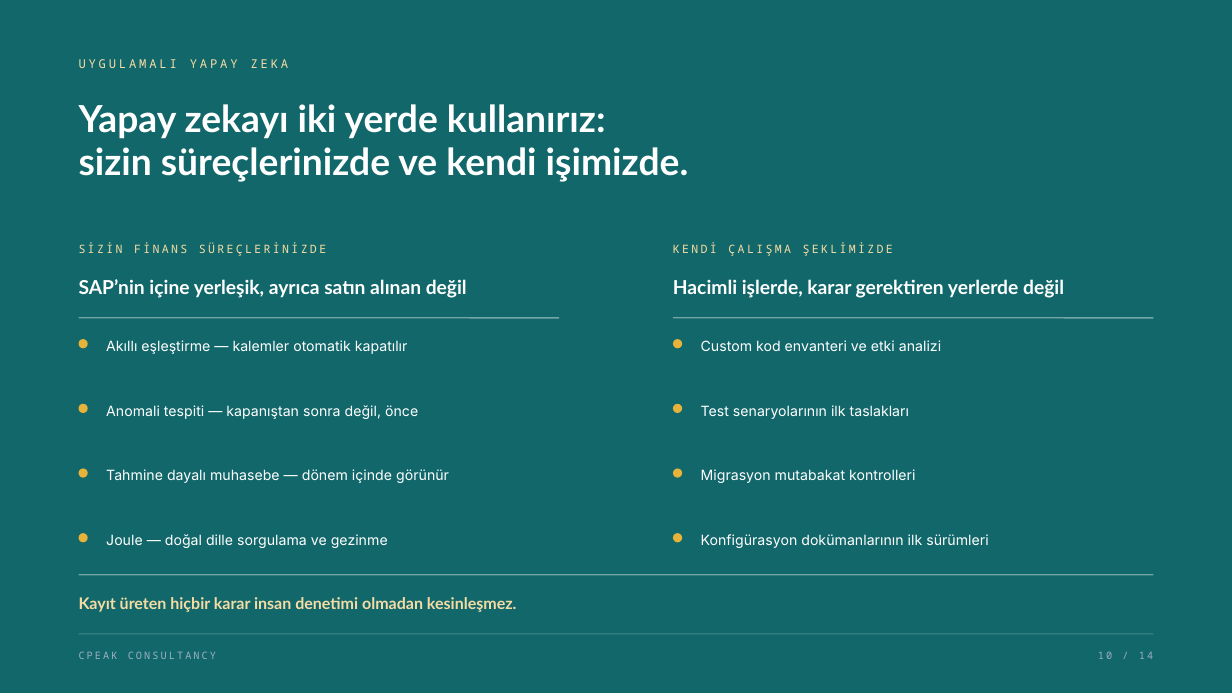
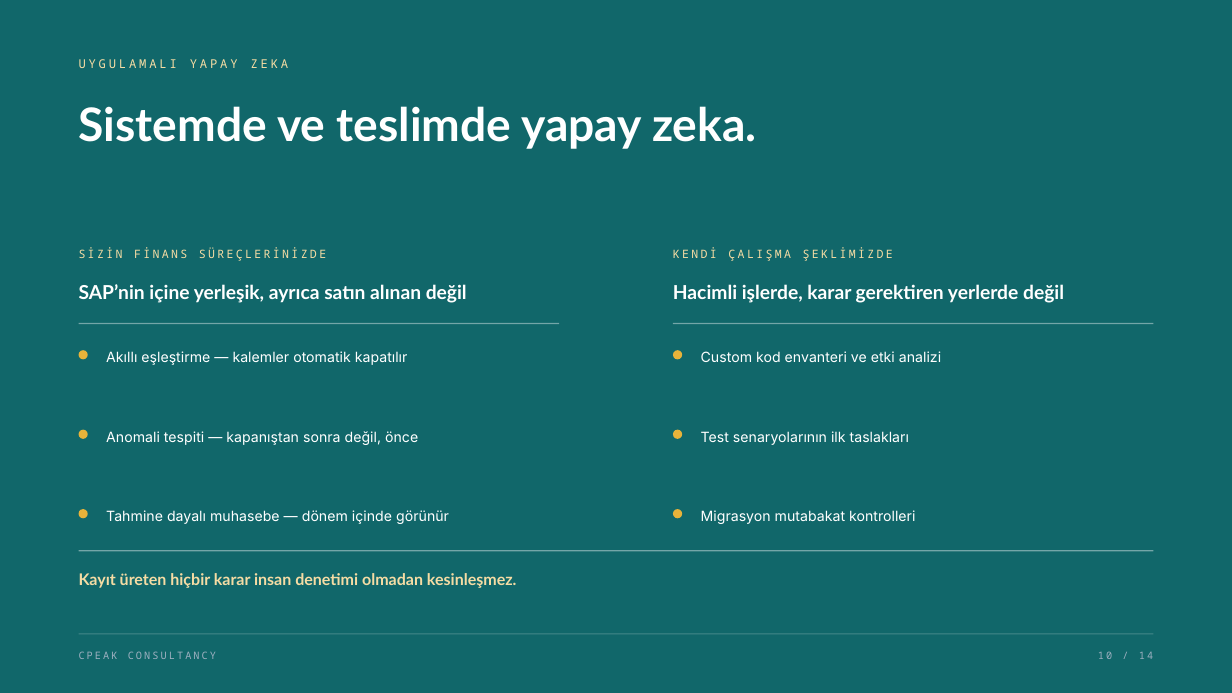
Before and after one commit to narinygt/Default, a slide deck: slide 10 of presentation/CPeak-Consultancy-Kurumsal-Sunum-TR.pptx. Drawn at 1232x693 pixels with LibreOffice and Linux fonts; fonts in the diff are those of the drawing; background and template pictures are left out. Boxes give left, top, right and bottom in pixels: in the first picture for what was removed or moved away, otherwise in the second. Text is boxed around its words. In the diff, an @@ line names an element or a change of style, - is before the commit and + after.

```diff
--- a/presentation/CPeak-Consultancy-Kurumsal-Sunum-TR.pptx
+++ b/presentation/CPeak-Consultancy-Kurumsal-Sunum-TR.pptx
@@ text at (79, 106, 757, 149): text changed; size 29 to 36 pt @@
-Yapay zekayı iki yerde kullanırız:
-sizin süreçlerinizde ve kendi işimizde.
+Sistemde ve teslimde yapay zeka.
@@ 4 texts, 2 lines: place and size @@
-4 texts, 2 lines at (79, 242, 1153, 318)
+4 texts, 2 lines at (79, 247, 1153, 323)
@@ ellipse: place and size @@
-ellipse at (673, 469, 682, 478)
+ellipse at (673, 350, 682, 360)
@@ 2 texts, 1 ellipse: place and size @@
-2 texts, 1 ellipse at (79, 339, 941, 354)
+2 texts, 1 ellipse at (79, 350, 941, 365)
@@ ellipse: place and size @@
-ellipse at (673, 339, 682, 348)
+ellipse at (673, 430, 682, 439)
@@ 2 texts, 1 ellipse: place and size @@
-2 texts, 1 ellipse at (79, 404, 909, 419)
+2 texts, 1 ellipse at (79, 430, 909, 445)
@@ ellipse: place and size @@
-ellipse at (673, 404, 682, 413)
+ellipse at (673, 509, 682, 518)
@@ 2 texts, 1 ellipse: place and size @@
-2 texts, 1 ellipse at (79, 469, 915, 483)
+2 texts, 1 ellipse at (79, 509, 915, 524)
@@ ellipse removed at (79, 533, 88, 543) @@
@@ text removed at (106, 534, 388, 548) @@
-Joule — doğal dille sorgulama ve gezinme
@@ ellipse removed at (673, 533, 682, 543) @@
@@ text removed at (701, 534, 988, 548) @@
-Konfigürasyon dokümanlarının ilk sürümleri
@@ text "Kayıt üreten hiçbir karar insan ...": place and size @@
-text "Kayıt üreten hiçbir karar insan ..." at (79, 597, 517, 612)
+text "Kayıt üreten hiçbir karar insan ..." at (79, 573, 517, 588)
@@ line moved from (79, 575) - (1153, 575) to (79, 551) - (1153, 551) @@
```
Also in this commit, not shown: 13 other slides changed, 4 other files.
